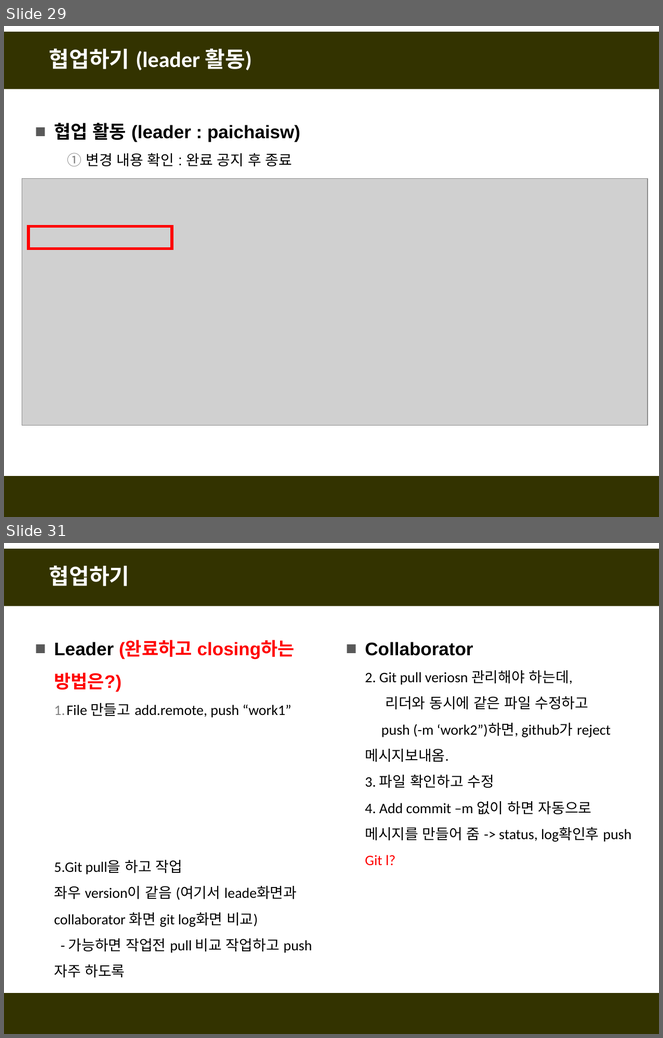
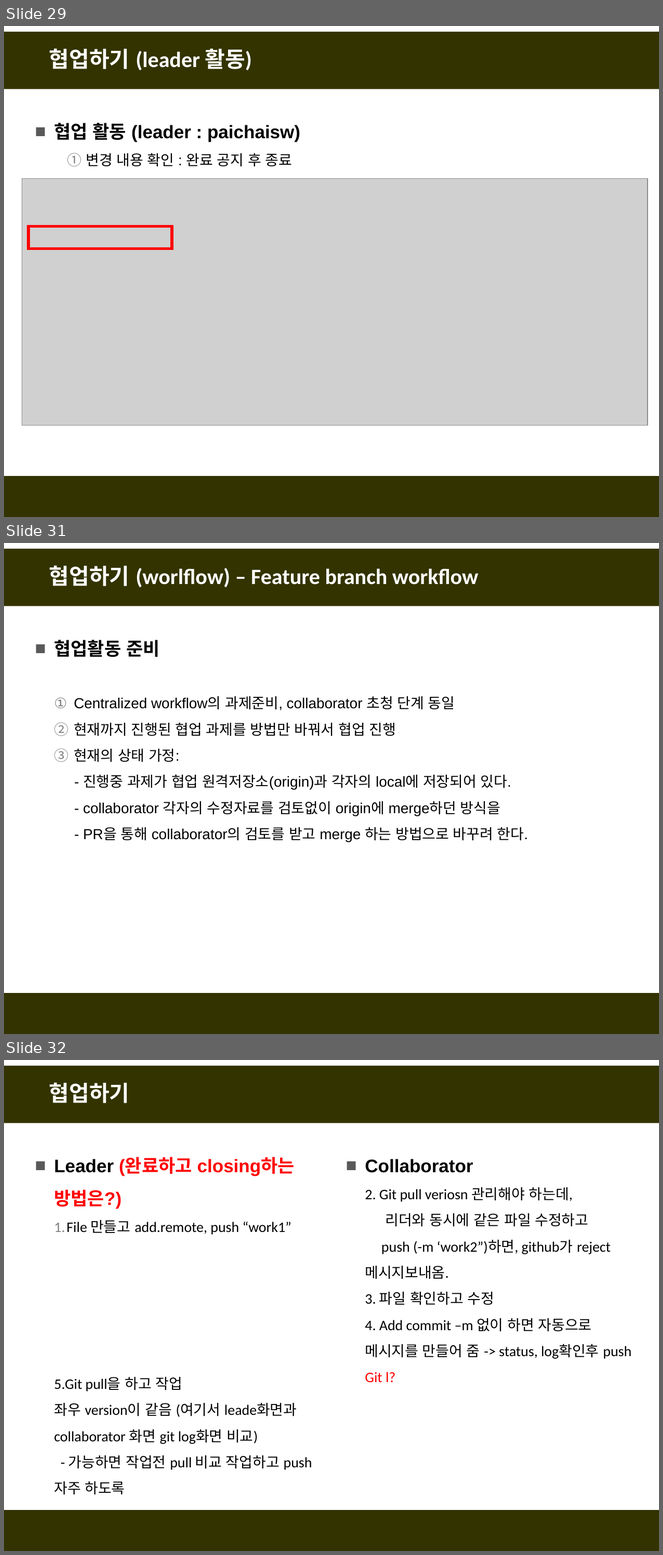
Before and after one commit to fasthill/github-lecture, a slide deck: git및github첫걸음4-협업하기.pptx. Shown one above the other, each under a label of ours: slides 29 and 31 before the commit, slides 29, 31 and 32 after it; the slides between them are not shown. The pictures are 663x1038 and 663x1555 pixels, drawn with LibreOffice and Linux fonts; fonts in the diff are those of the drawing; grey boxes stand for pictures. Boxes give left, top, right and bottom in pixels: in the first picture for what was removed or moved away, otherwise in the second. Text is boxed around its words. In the diff, an @@ line names an element or a change of style, - is before the commit and + after.

```diff
--- a/git및github첫걸음4-협업하기.pptx
+++ b/git및github첫걸음4-협업하기.pptx
@@ slide 31 added at box(4, 543, 659, 1034), background #FFFFFF; not listed: 2 template elements that a slide beside it also shows @@
@@ title added at box(49, 565, 479, 587), 24 pt, text #FFFFFF, bold @@
+협업하기 (worlflow) – Feature branch workflow
@@ text added at box(54, 640, 528, 842), 16 pt, text #000000 @@
+■ 협업활동 준비
+  1. Centralized workflow의 과제준비, collaborator 초청 단계 동일
+  2. 현재까지 진행된 협업 과제를 방법만 바꿔서 협업 진행
+  3. 현재의 상태 가정:
+  - 진행중 과제가 협업 원격저장소(origin)과 각자의 local에 저장되어 있다.
+  - collaborator 각자의 수정자료를 검토없이 origin에 merge하던 방식을
+  - PR을 통해 collaborator의 검토를 받고 merge 하는 방법으로 바꾸려 한다.
@@ what was slide 31 is now slide 32 @@
```
Also in this commit, not shown: 1 slide changed.
